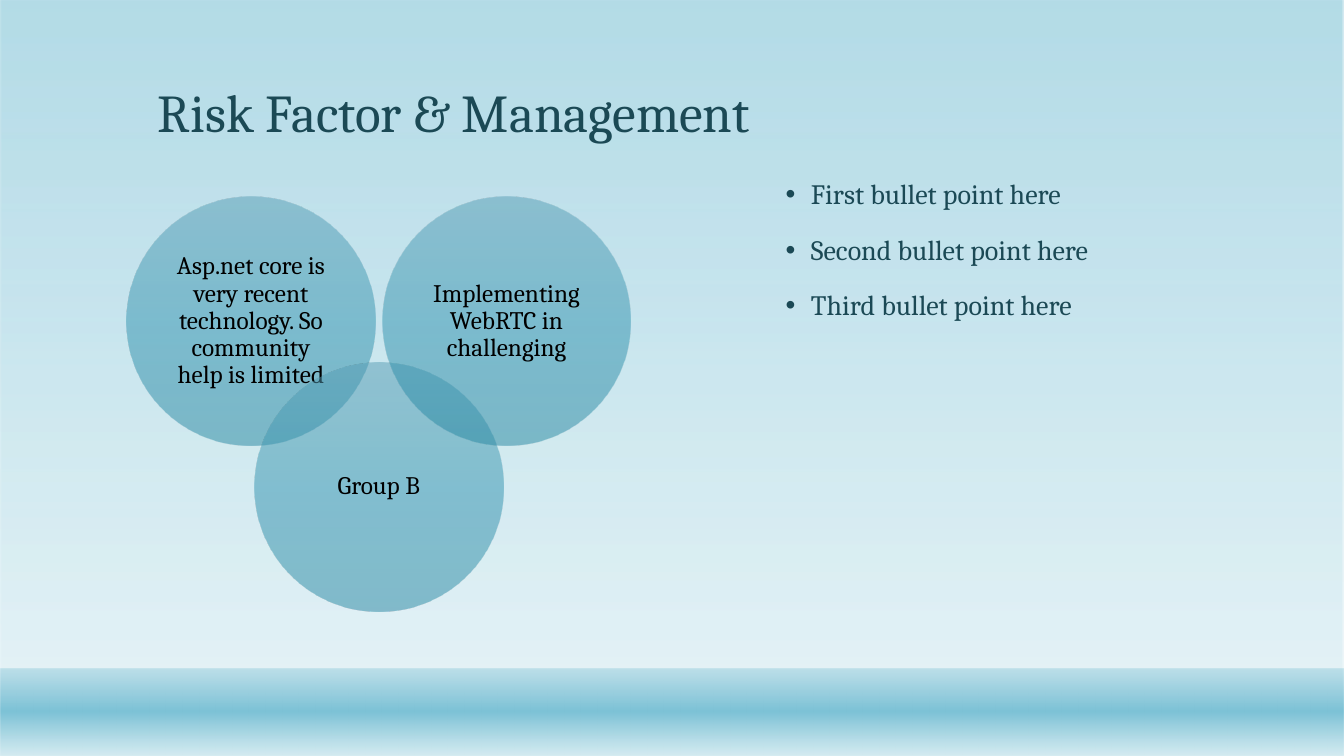
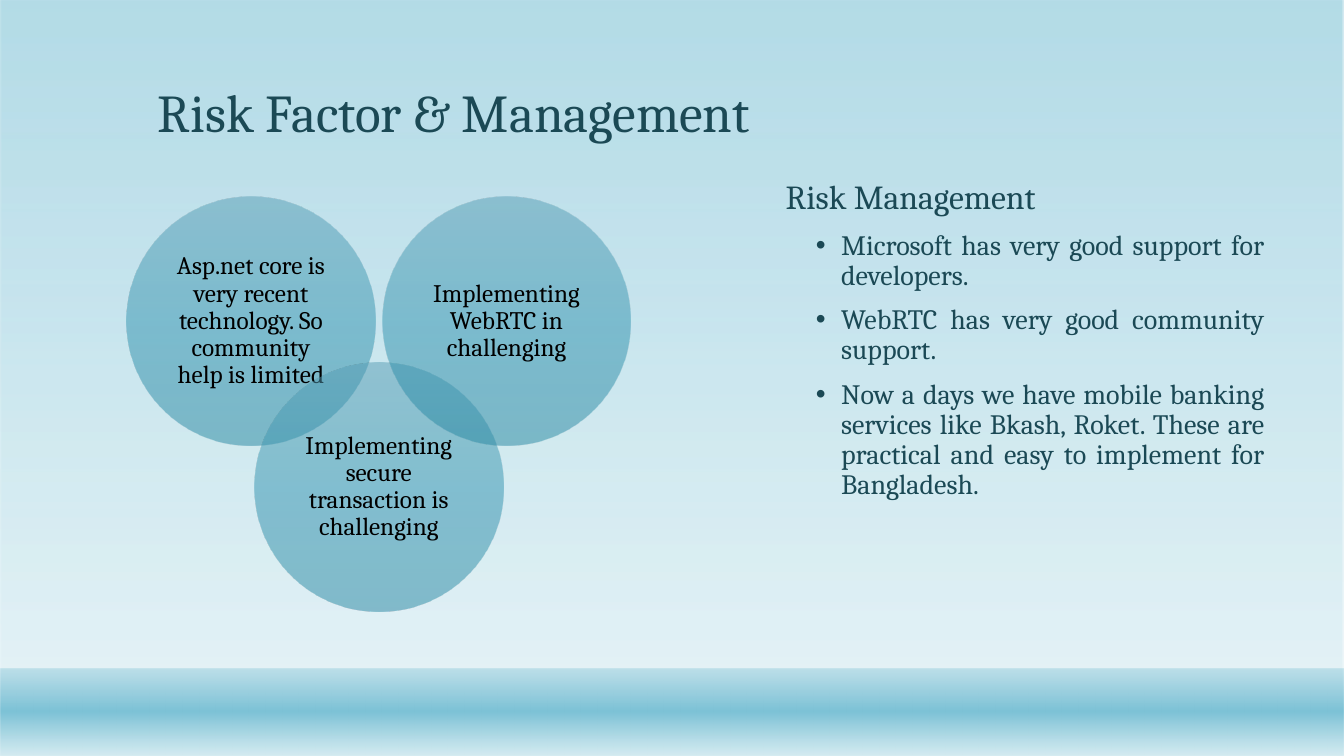
Before and after one commit to Jaggesher/LabWork, a slide deck: slide 12 of NilamHut.pptx. Drawn at 1344x756 pixels with LibreOffice and Linux fonts; fonts in the diff are those of the drawing; background and template pictures are left out. Boxes give left, top, right and bottom in pixels: in the first picture for what was removed or moved away, otherwise in the second. Text is boxed around its words. In the diff, an @@ line names an element or a change of style, - is before the commit and + after.

Commit message:
Final Presentation

```diff
--- a/NilamHut.pptx
+++ b/NilamHut.pptx
@@ text at bbox=[786, 185, 1264, 500]: text changed @@
-• First bullet point here
-• Second bullet point here
-• Third bullet point here
+Risk Management
+  • Microsoft has very good support for developers.
+  • WebRTC has very good community support.
+  • Now a days we have mobile banking services like Bkash, Roket. These are practical and easy to implement for Bangladesh.
@@ text at bbox=[305, 431, 452, 541]: text changed @@
-Group B
+Implementing secure transaction is challenging
```
Also in this commit, not shown: 5 other slides changed.
